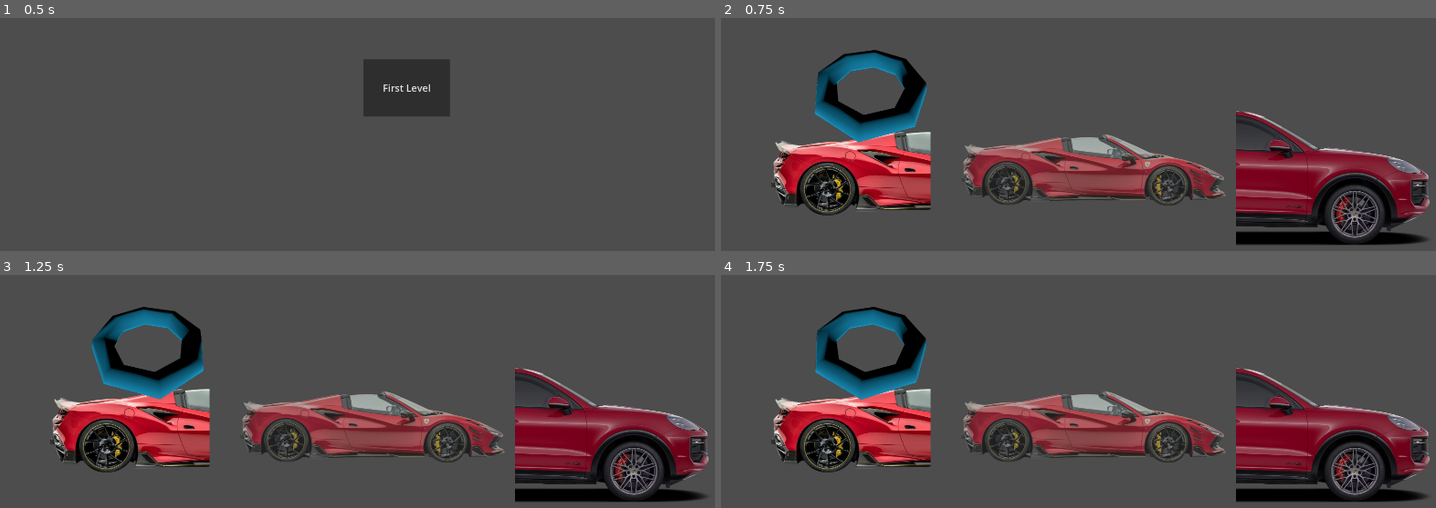
Above: before the commit, frames 1-4 (two rows, left to right).
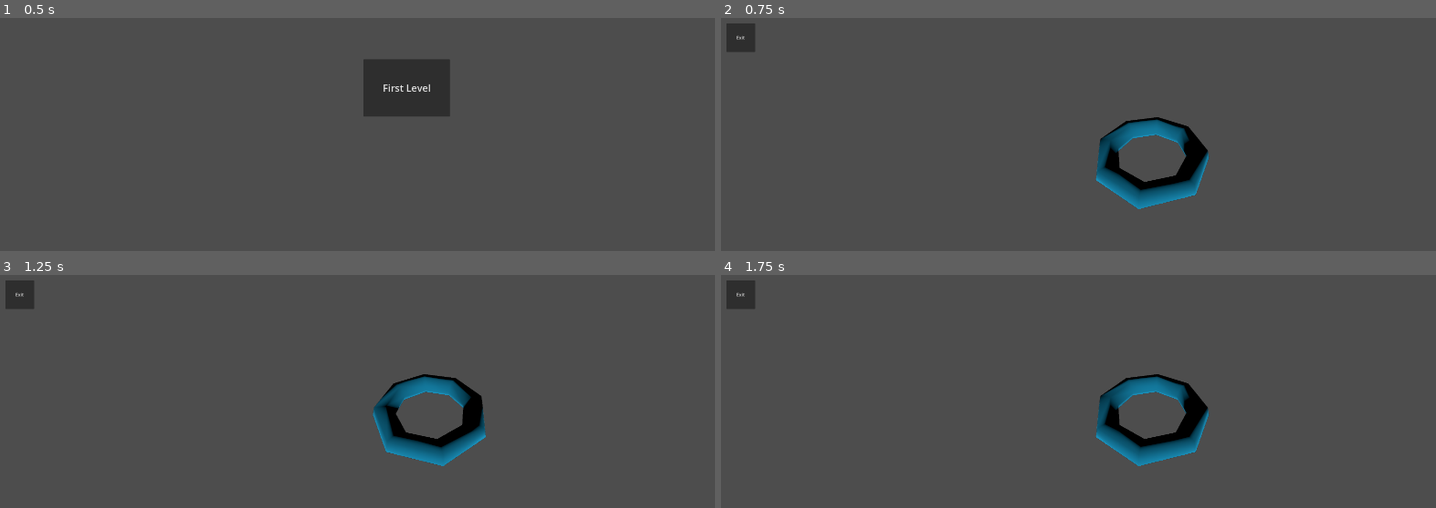
Above: after the commit, the same moments.

Repository: igna4hos/PuzzleGameGodot
Game: Godot game, scene res://scenes/start_menu.tscn
Two runs of this game, one before a commit and one after it. Both use one fixed random seed, a clock stepped at 60 frames per second and the inputs below.
Inputs (mouse positions are in pixels of both pictures, inside the frame that each line leads up to):
- Up to frame 1 (0.5 s): no input
- Up to frame 2 (0.75 s): click "First Level" at 0.5 s
- Up to frame 3 (1.25 s): no input
- Up to frame 4 (1.75 s): move the mouse to (1242, 424) at 1.27 s; click (1242, 424) at 1.42 s

Frame 1 is identical in both runs. In frame 2, 28% of the frame differs, in the area x 0-100%, y 2-98%; in frame 3, 28%; in frame 4, 28%.

Commit message:
#3: Improving the animation of a 3D object

Diff:
--- a/scenes/DetailConnector.tscn
+++ b/scenes/DetailConnector.tscn
@@ -35,6 +35,7 @@
 
 [sub_resource type="Animation" id="Animation_rk523"]
 resource_name = "easy_rotation"
+loop_mode = 1
 tracks/0/type = "value"
 tracks/0/imported = false
 tracks/0/enabled = true
@@ -48,27 +49,10 @@
 "values": [Vector3(0, 0, 0), Vector3(0, -0.261799, 0), Vector3(0, 0.261799, 0), Vector3(0, 0, 0)]
 }
 
-[sub_resource type="Animation" id="Animation_jlbs3"]
-resource_name = " scale_move"
-length = 0.5
-tracks/0/type = "value"
-tracks/0/imported = false
-tracks/0/enabled = true
-tracks/0/path = NodePath(".:scale")
-tracks/0/interp = 1
-tracks/0/loop_wrap = true
-tracks/0/keys = {
-"times": PackedFloat32Array(0, 0.5),
-"transitions": PackedFloat32Array(1, 1),
-"update": 0,
-"values": [Vector3(1, 1, 1), Vector3(1.2, 1.2, 1.2)]
-}
-
 [sub_resource type="AnimationLibrary" id="AnimationLibrary_830pk"]
 _data = {
 &"RESET": SubResource("Animation_rogep"),
-&"easy_rotation": SubResource("Animation_rk523"),
-&"scale_move": SubResource("Animation_jlbs3")
+&"easy_rotation": SubResource("Animation_rk523")
 }
 
 [node name="DetailConnector" type="Node3D"]
--- a/scripts/Gameplay/DetailConnectorController.gd
+++ b/scripts/Gameplay/DetailConnectorController.gd
@@ -1,6 +1,23 @@
 extends Node3D
 
-@onready var easyRotationAnimation: AnimationPlayer = $EasyRotationAnimation
+@onready var anim_player: AnimationPlayer = $EasyRotationAnimation
 
-func _process(delta: float) -> void:
-	easyRotationAnimation.play("easy_rotation")
+var _base_scale: Vector3
+const DRAG_SCALE := Vector3(1.2, 1.2, 1.2)
+
+func _ready() -> void:
+	_base_scale = scale
+	play_idle_rotation()
+
+func play_idle_rotation() -> void:
+	anim_player.speed_scale = 1.0
+	if anim_player.current_animation != "easy_rotation" or not anim_player.is_playing():
+		anim_player.play("easy_rotation")
+
+func on_drag_start() -> void:
+	anim_player.speed_scale = 0.0
+	scale = _base_scale * DRAG_SCALE
+
+func on_drag_end() -> void:
+	scale = _base_scale
+	play_idle_rotation()
--- a/scripts/Gameplay/node_2d_move.gd
+++ b/scripts/Gameplay/node_2d_move.gd
@@ -1,56 +1,39 @@
 extends Node2D
 
 @onready var connector_controller: Node3D = $SubViewportContainer/SubViewport/Node3D
-@onready var anim_player: AnimationPlayer = connector_controller.get_node("EasyRotationAnimation")
 
 var dragging := false
 var start_position: Vector2
-#var original_scale: Vector3
 
-func _ready():
+func _ready() -> void:
 	start_position = global_position
-	#original_scale = connector_controller.scale
-	anim_player.play("easy_rotation")
+	if connector_controller and connector_controller.has_method("play_idle_rotation"):
+		connector_controller.play_idle_rotation()
 
-func _input(event):
-	# Нажатие
+func _input(event: InputEvent) -> void:
 	if event is InputEventScreenTouch or event is InputEventMouseButton:
 		if event.pressed:
 			if _is_event_on_object(event.position):
 				dragging = true
-				_play_scale_move()
+				if connector_controller and connector_controller.has_method("on_drag_start"):
+					connector_controller.on_drag_start()
 		else:
-			# Отпускание
 			if dragging:
 				dragging = false
-				_check_center_or_reset()
-				_play_easy_rotation()
+				_reset_position()
+				if connector_controller and connector_controller.has_method("on_drag_end"):
+					connector_controller.on_drag_end()
 
-	# Перетаскивание
-	if event is InputEventScreenDrag or event is InputEventMouseMotion:
-		if dragging:
-			global_position = event.position
+	if (event is InputEventScreenDrag or event is InputEventMouseMotion) and dragging:
+		global_position = event.position
+
+func _reset_position() -> void:
+	global_position = start_position
 
 func _is_event_on_object(point: Vector2) -> bool:
-	# Если есть спрайт-потомок — используем его границы
-	var sprite = get_node_or_null("Sprite2D")
+	var sprite: Sprite2D = get_node_or_null("Sprite2D")
 	if sprite:
 		return sprite.get_rect().has_point(sprite.to_local(point))
-
-	# Если нет — используем примерный прямоугольник вокруг позиции объекта
-	var size = Vector2(300, 300) # Подбери под твой объект
-	var rect = Rect2(-size/2, size)
+	var size := Vector2(300, 300)
+	var rect := Rect2(-size * 0.5, size)
 	return rect.has_point(to_local(point))
-
-func _check_center_or_reset():
-	global_position = start_position
-	#connector_controller.scale = original_scale
-
-func _play_scale_move():
-	anim_player.stop()
-	anim_player.play("scale_move")
-	anim_player.advance(anim_player.current_animation_length) # Заморозка в конце
-
-func _play_easy_rotation():
-	anim_player.stop()
-	anim_player.play("easy_rotation")
--- a/scripts/StartMenu/StartMenuController.gd
+++ b/scripts/StartMenu/StartMenuController.gd
@@ -1,4 +1,4 @@
 extends Node2D
 
 func _on_level_1_pressed() -> void:
-	get_tree().change_scene_to_file("res://scenes/puzzle_gameplay.tscn")
+	get_tree().change_scene_to_file("res://scenes/main_level.tscn")
--- a/scripts/puzzle_gameplay.gd
+++ /dev/null
@@ -1,60 +0,0 @@
-extends Node2D
-
-# Левые детали
-var parts_queue = [
-	{
-		"left":  { "texture": "res://assets/sprites/left_parts/LeftPart_Car_1.png",  "is_correct": true },
-		"right": { "texture": "res://assets/sprites/right_parts/RightPart_Car_1.png", "is_correct": false }
-	},
-	{
-		"left":  { "texture": "res://assets/sprites/left_parts/LeftPart_Car_2.png",  "is_correct": false },
-		"right": { "texture": "res://assets/sprites/right_parts/RightPart_Car_2.png", "is_correct": true }
-	}
-]
-
-var current_index = 0
-var collected_parts = 0
-var current_model_index = 1
-var total_models = 1
-
-func _ready():
-	_load_side_parts()
-
-func _load_side_parts():
-	var data = parts_queue[current_model_index - 1] # так как index начинается с 1
-
-	var left_sprite = $LeftPart
-	left_sprite.texture = load(data.left.texture)
-	left_sprite.set_meta("is_correct", data.left.is_correct)
-
-	var right_sprite = $RightPart
-	right_sprite.texture = load(data.right.texture)
-	right_sprite.set_meta("is_correct", data.right.is_correct)
-
-func on_correct_part_delivered(part: Sprite2D):
-	collected_parts += 1
-
-	if collected_parts == 1:
-		# Вторая стадия центральной модели
-		$CenterModel.texture = load("res://assets/sprites/center_models/CenterModel_Car_%d_2.png" % current_model_index)
-	elif collected_parts == 2:
-		# Полностью собранная модель
-		$CenterModel.texture = load("res://assets/sprites/center_models/CenterModel_Car_%d_3.png" % current_model_index)
-
-		# Скрываем части, ждём, потом следующая модель
-		$LeftPart.hide()
-		$RightPart.hide()
-		await get_tree().create_timer(1.0).timeout
-
-		current_model_index += 1
-		if current_model_index > total_models:
-			get_tree().change_scene_to_file("res://start_menu.tscn")
-		else:
-			collected_parts = 0
-			$CenterModel.texture = load("res://assets/sprites/center_models/CenterModel_Car_%d_1.png" % current_model_index)
-
-			current_index += 1
-			_load_side_parts()
-
-			$LeftPart.show()
-			$RightPart.show()
Not shown: 1 places in scenes/DetailConnector.tscn that only renumber resources
Not shown, removed: scripts/puzzle_gameplay.gd.uid
